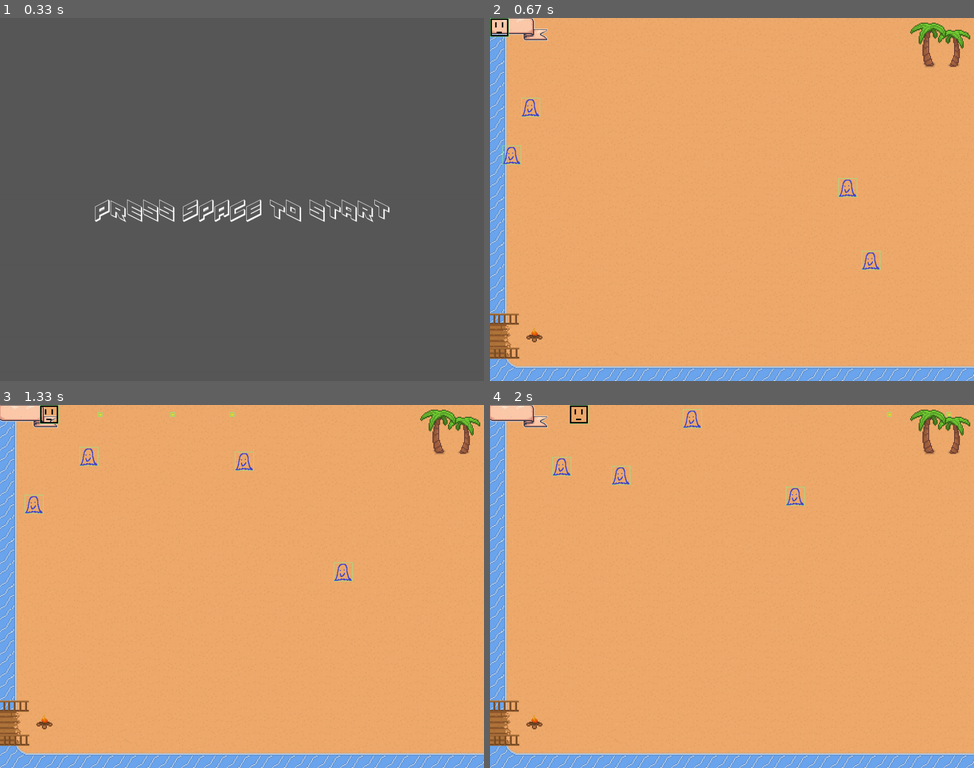
Above: before the commit, frames 1-4 (two rows, left to right).
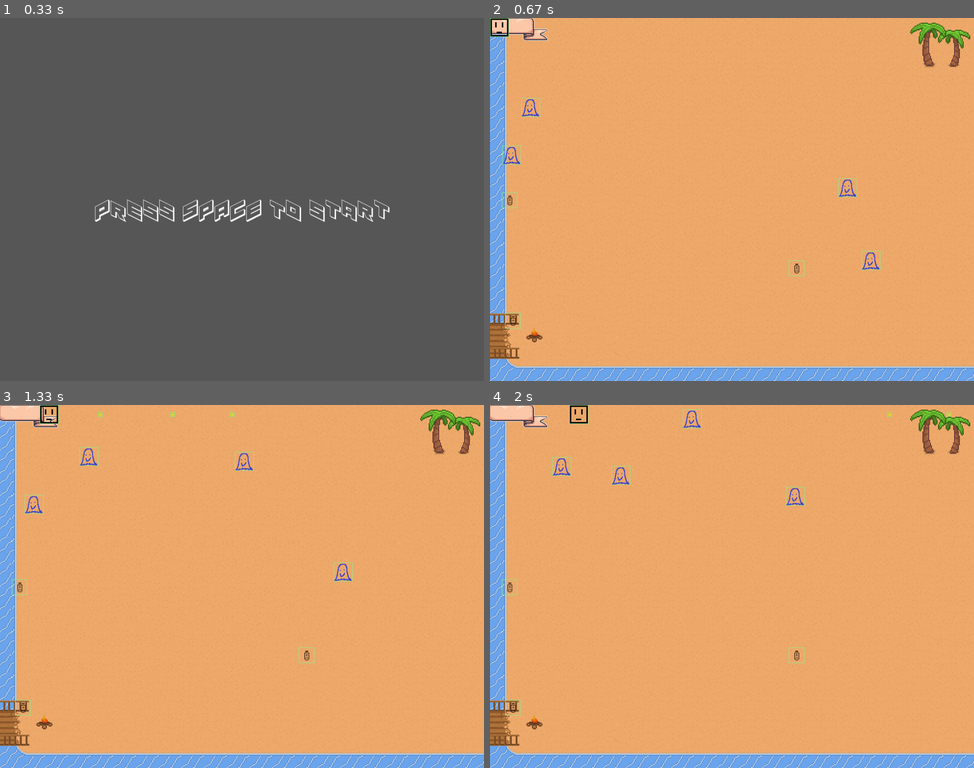
Above: after the commit, the same moments.

Repository: Justinalovado/my_pygame
Game: pygame game, started from main.py
Same seed, same stepped clock (60 frames per second), same inputs: the game is played once before the commit and once after it.
Inputs:
- Up to frame 1 (0.33 s): no input
- Up to frame 2 (0.67 s): tap Space at 0.33 s
- Up to frame 3 (1.33 s): hold K 0.67-1.13 s; hold D 0.67-1.13 s; tap K at 1.17 s
- Up to frame 4 (2 s): hold D 1.5-1.97 s

Frame 1 is identical in both runs. In frame 2, 0.1% of the frame differs, in the area x 2-65%, y 48-86%; in frame 3, 0.1%; in frame 4, 0.1%.

Commit message:
Added Remote_controlled_bullet, function pointer to duplicate same item with different coordinates, and set bullet boundary on game screen

Diff:
--- a/Entity.py
+++ b/Entity.py
@@ -1,4 +1,3 @@
-
 from random import randint
 from sys import flags
 import pygame
@@ -9,7 +8,7 @@
 BULLETSPEED = 4
 ATTACKSTATE = 0.5 * SECOND
 PLAYER_RELOAD_TIME = 0.2
-
+PROJECTILES_LIMIT = 4
 HOSTILITY_LIST = [
     ['player', 'enemy'],
 ]
@@ -34,10 +33,11 @@
         self.is_invincible = False
         self.invinc_countdown = 0
         self.bulletVelocity = (1, 1)
+        self.remoteVelocity = self.bulletVelocity
         self.name = "player"
         self.is_reloaded = True
         self.reload_tick = 0
-
+        self.remote_bullet_item = False
 
     def update(self, keys, enemies, projectiles):
         self.move(keys)
@@ -50,7 +50,7 @@
             self.attack(projectiles)
 
     def attack(self, projectiles):
-        if self.is_reloaded:
+        if self.is_reloaded and not self.is_overloaded(projectiles):
             projectiles.append(Bullet(
                 self.x + self.width / 2,
                 self.y + self.width / 2,
@@ -67,6 +67,8 @@
             else:
                 self.reload_tick = 0
                 self.is_reloaded = True
+
+
     def move(self, keys):
         velocity = (0, 0)
         flag = 1
@@ -74,21 +76,25 @@
             velocity = (velocity[0], self.speed)
             self.img = PLAYER_DOWN
             flag = 0
+            self.remoteVelocity = velocity
         if keys[pygame.K_w]:
             velocity = (velocity[0], -self.speed)
             self.img = PLAYER_UP
             flag = 0
+            self.remoteVelocity = velocity
         if keys[pygame.K_d]:
             velocity = (self.speed, velocity[1])
             self.img = PLAYER_RIGHT
             flag = 0
+            self.remoteVelocity = velocity
         if keys[pygame.K_a]:
             velocity = (-self.speed, velocity[1])
             self.img = PLAYER_LEFT
             flag = 0
+            self.remoteVelocity = velocity
         if flag:
             self.img = PLAYER_CENTER
-        if velocity != (0, 0):
+        if velocity != (0, 0) and not self.remote_bullet_item:
             self.bulletVelocity = velocity
         self.x, self.y = self.x + velocity[0], self.y + velocity[1]
         pygame.Rect.move_ip(self.hitbox, velocity[0], velocity[1])
@@ -124,6 +130,12 @@
         screen.blit(self.img, (self.x, self.y))
         if show_hitbox:
             pygame.draw.rect(screen, "lightgreen", self.hitbox, width=1)
+    def is_overloaded(self, projectiles):
+        if not self.remote_bullet_item:
+            return False
+        if self.remote_bullet_item and len(projectiles) >= PROJECTILES_LIMIT:
+            return True
+
 
 
 
@@ -201,8 +213,8 @@
     def is_outbound(self):
         screen_right = 1024
         screen_bottom = 768
-        return True if (self.x < 0 or self.x > screen_right or self.y < 0
-                        or self.y > screen_bottom) else False
+        return True if (self.x < 0 or self.x > screen_right-self.width or self.y < 0
+                        or self.y > screen_bottom-self.height) else False
 
     def show(self, screen, show_hitbox=True):
         screen.blit(self.img, (self.x, self.y))
--- a/Item.py
+++ b/Item.py
@@ -8,23 +8,33 @@
 
 class Init_items:
     def __init__(self) -> None:
-        self.list = [Remote_controlled_bullet()]
+        self.list = [Remote_controlled_bullet]
 
 class Remote_controlled_bullet:
     def __init__(self, x=None, y=None) -> None:
         self.img = pygame.image.load("img/item/remote.png").convert_alpha()
-        self.img = pygame.transform.scale(self.img, (13, 13))
+        self.img = pygame.transform.scale(self.img, (33, 33))
         self.width = self.img.get_width()
         self.height = self.img.get_height()
-
         self.x = x if x != None else randint(0, 1024 - self.width)
         self.y = y if y != None else randint(0, 768 - self.height)
         self.hitbox = pygame.Rect(self.x, self.y, self.width, self.height)
 
 
-    def update(self, player):
-        self.is_picked_up(player)
+    def update(self, player, screen, items):
+        self.show(screen)
+        if self.is_picked_up(player):
+            items.remove(self)
+            print(items)
+
+
 
     def is_picked_up(self, player):
         if pygame.Rect.colliderect(player.hitbox, self.hitbox):
-            pass
+            player.remote_bullet_item = True
+            return True
+
+    def show(self, screen, show_hitbox=True):
+        screen.blit(self.img, (self.x, self.y))
+        if show_hitbox:
+            pygame.draw.rect(screen, "lightgreen", self.hitbox, width=1)
--- a/main.py
+++ b/main.py
@@ -1,4 +1,4 @@
-from random import randint,choice
+from random import randint
 from sys import exit
 import pygame
 from Entity import Enemy, Player
@@ -13,7 +13,8 @@
 GRADIENT_BACKGROUND = pygame.image.load("img/red_green_gradient.png").convert_alpha()
 STD_FONT = pygame.font.Font("font/yayusa3d.ttf", 64)
 pygame.display.set_caption("Da game")
-
+MIN_ITEM = 1
+MAX_ITEM = 7
 
 def initialise_game():
     screen.fill((88,88,88))
@@ -27,8 +28,8 @@
     itemlist = Init_items()
     global items
     items = []
-    for i in range(randint(1,2)):
-        items.append(choice(itemlist.list))
+    for i in range(randint(MIN_ITEM, MAX_ITEM)):
+        items.append(itemlist.list[randint(0, len(itemlist.list)-1)]())
     print(items)
 
     game_state = "gameset"
@@ -44,11 +45,16 @@
         if enemy.is_dead():
             enemies.remove(enemy)
     for projectile in projectiles:
+        if player.remote_bullet_item:
+            projectile.velocity = player.remoteVelocity
         projectile.update(enemies + [player])
-        if projectile.is_dead():
+        if projectile.is_dead() or projectile.is_outbound():
             projectiles.remove(projectile)
+
+    # items
     for item in items:
-        item.update(player)
+        item.update(player, screen, items)
+
     player.update(keys_pressed, enemies, projectiles)
     if player.is_dead():
         global game_state
@@ -63,6 +69,9 @@
     # bullets
     for projectile in projectiles:
         projectile.show(screen)
+    # items
+    for item in items:
+        item.show(screen)
 
 initialise_game()
 while True:
--- a/utility.py
+++ b/utility.py
@@ -1,7 +1,7 @@
 import pygame
 # file containing utility classes
 # does not need to be implemented
-class Corrdinate:
+class Coordinate:
     def __init__(self, topLeftX, topLeftY, width, height) -> None:
         self.topLeftX = topLeftX
         self.topLeftY = topLeftY
@@ -15,5 +15,5 @@
 
 class Cooldown:
     def __init__(self) -> None:
-        self.invinvible = 0
+        self.invincible = 0
         self.reload = 0
